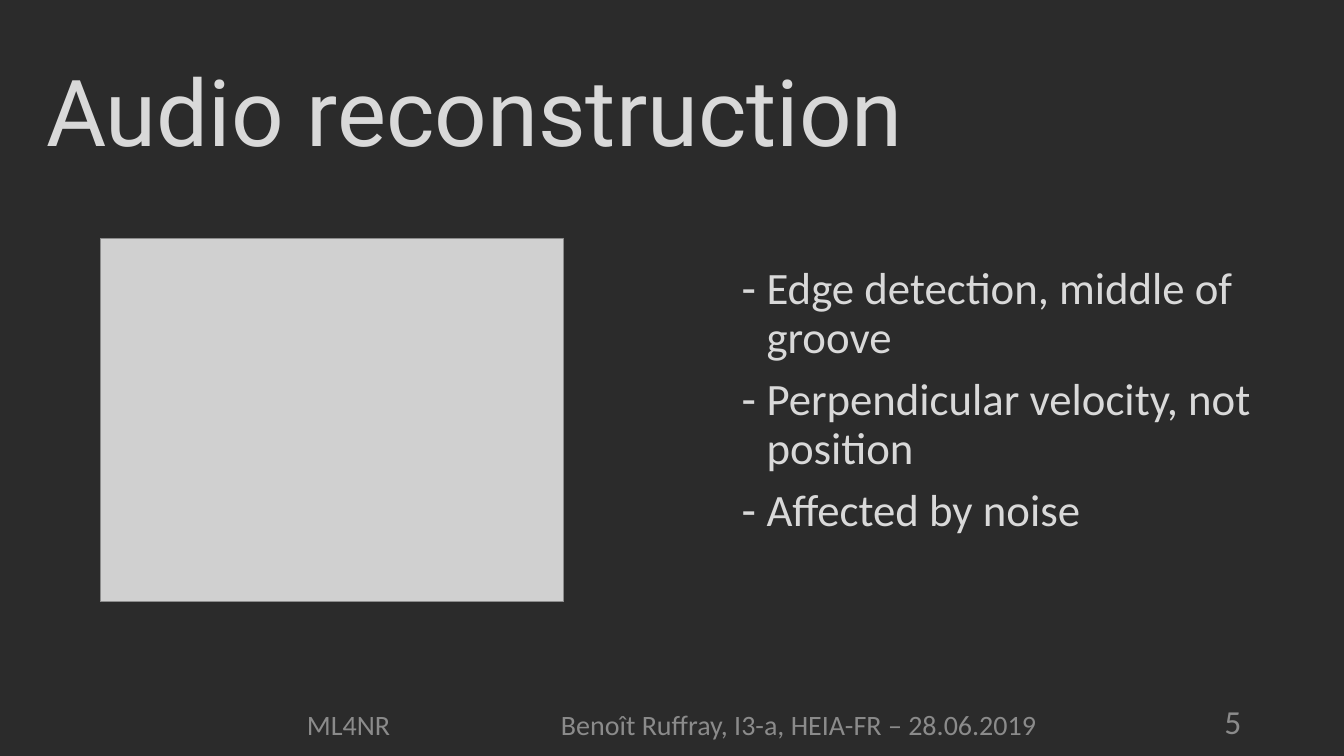
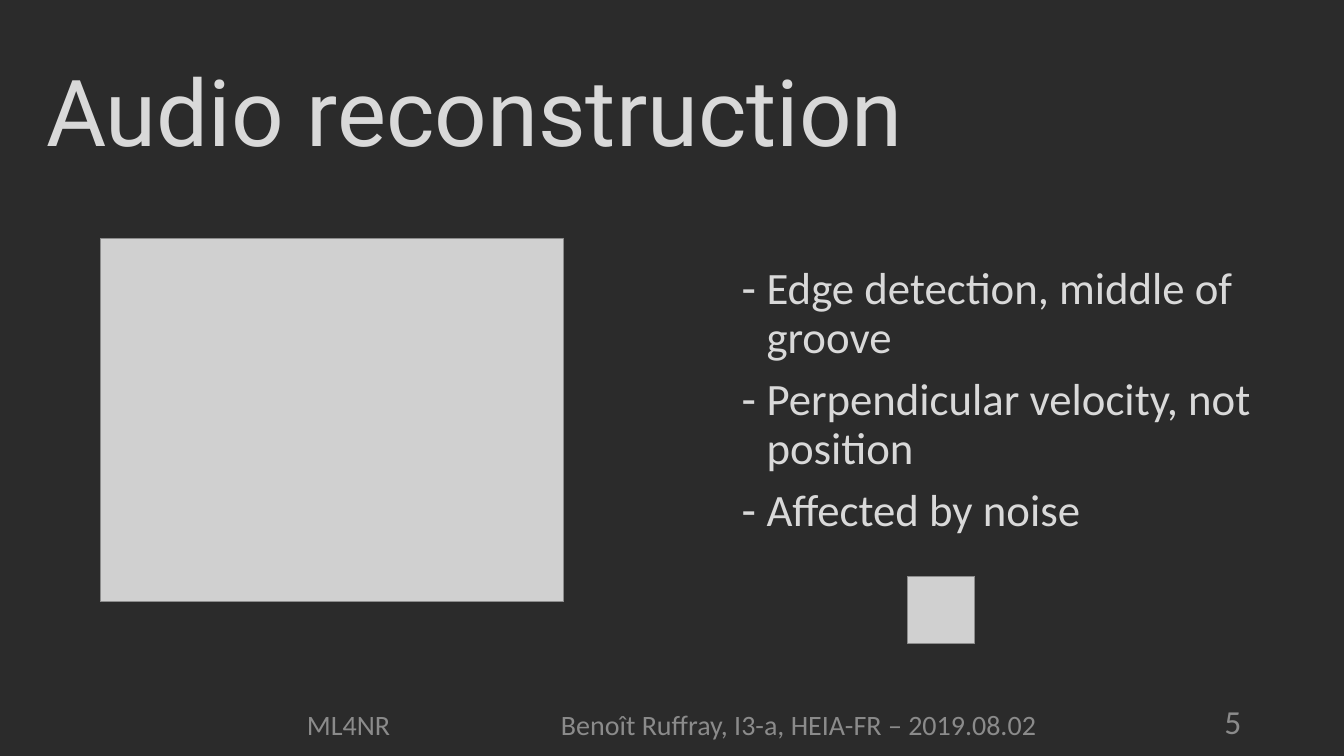
Before and after one commit to Johnatonb/IRENE, a slide deck: slide 5 of doc/presentation/ml4nr.pptx. Drawn at 1344x756 pixels with LibreOffice and Linux fonts; fonts in the diff are those of the drawing; grey boxes stand for pictures; background and template pictures are left out; a plain dark background stands for a picture behind light text. Boxes give left, top, right and bottom in pixels: in the first picture for what was removed or moved away, otherwise in the second. Text is boxed around its words. In the diff, an @@ line names an element or a change of style, - is before the commit and + after.

```diff
--- a/doc/presentation/ml4nr.pptx
+++ b/doc/presentation/ml4nr.pptx
@@ picture added at (907, 577, 975, 644) @@
@@ text at (307, 716, 1036, 740): text changed @@
-ML4NR Benoît Ruffray, I3-a, HEIA-FR – 28.06.2019
+ML4NR Benoît Ruffray, I3-a, HEIA-FR – 2019.08.02
```
Also in this commit, not shown: 9 other slides changed, 12 slides added, 53 other files.
